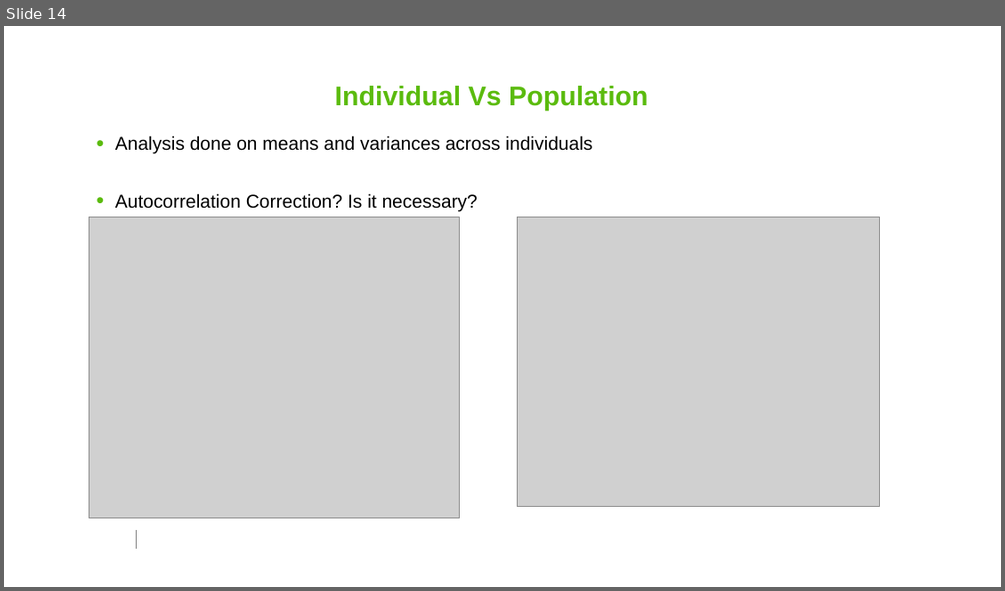
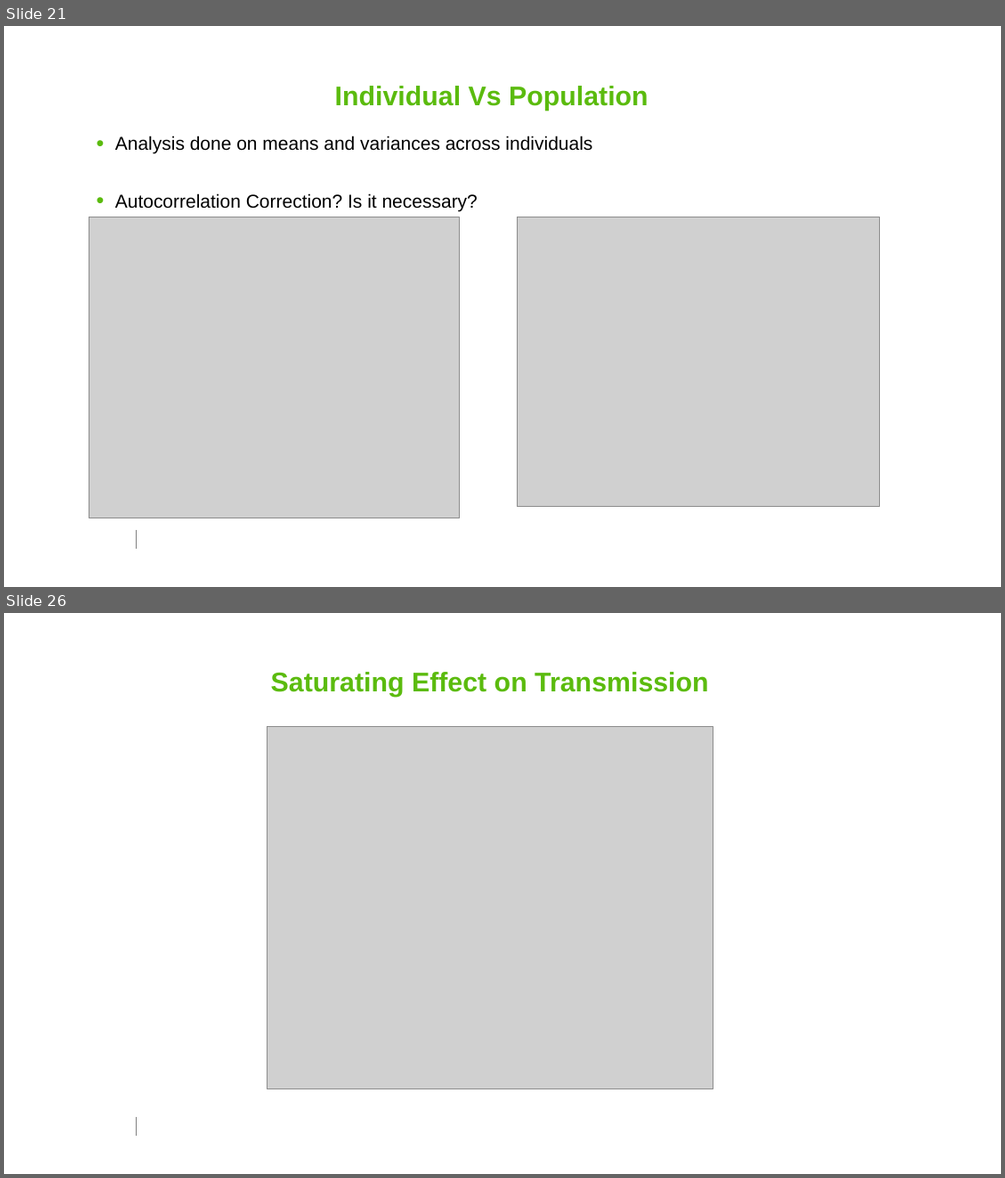
Before and after one commit to smitdave/MASH-Main, a slide deck: MASH-dev/JohnHenry/PDG/PfPDG.pptm. Shown one above the other, each under a label of ours: slide 14 before the commit, slides 21 and 26 after it; the slides between them are not shown. The pictures are 1005x591 and 1005x1178 pixels, drawn with LibreOffice and Linux fonts; fonts in the diff are those of the drawing; grey boxes stand for pictures; background and template pictures are left out. Boxes give left, top, right and bottom in pixels: in the first picture for what was removed or moved away, otherwise in the second. Text is boxed around its words. In the diff, an @@ line names an element or a change of style, - is before the commit and + after.

```diff
--- a/MASH-dev/JohnHenry/PDG/PfPDG.pptm
+++ b/MASH-dev/JohnHenry/PDG/PfPDG.pptm
@@ slide 26 added at [4,613,1001,1174], background #FFFFFF; not listed: 1 template element that a slide beside it also shows @@
@@ title added at [271,672,708,697], 26 pt, text #5BBB0E, bold @@
+Saturating Effect on Transmission
@@ picture added at [267,727,713,1088] @@
@@ what was slide 14 is now slide 21 @@
```
Also in this commit, not shown: 5 slides changed, 10 other slides added, 2 slides removed, 5 other files.
